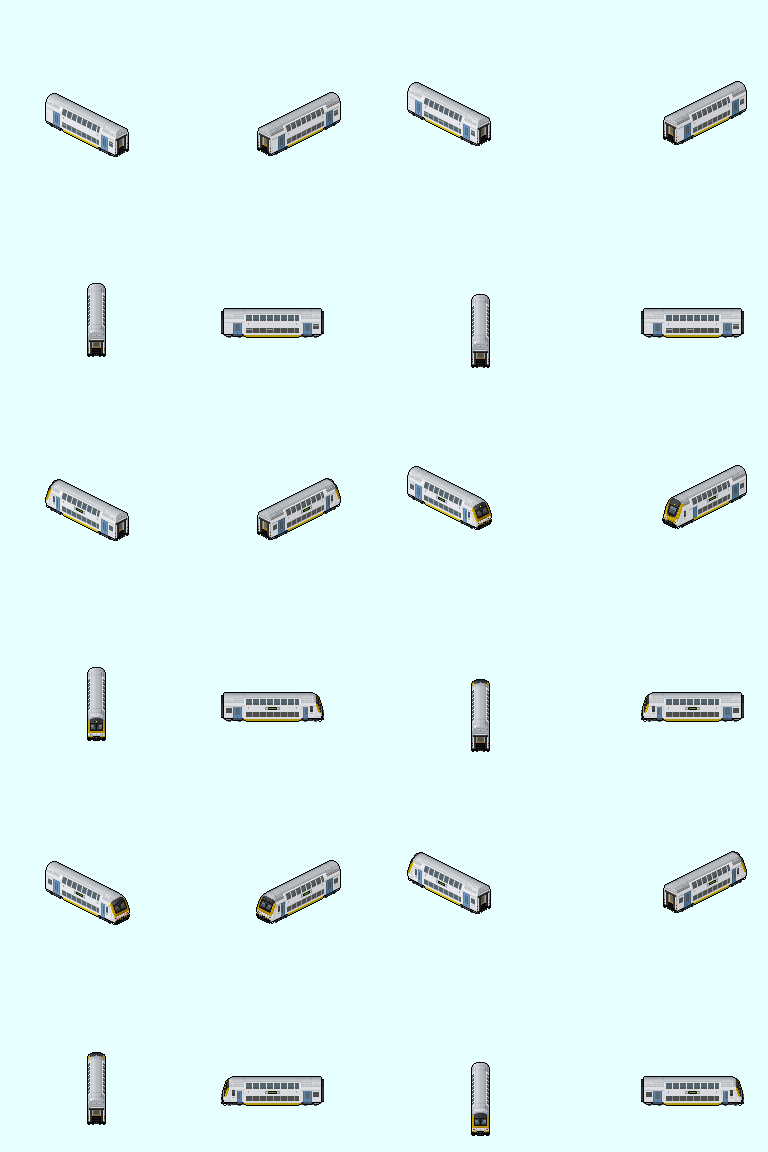
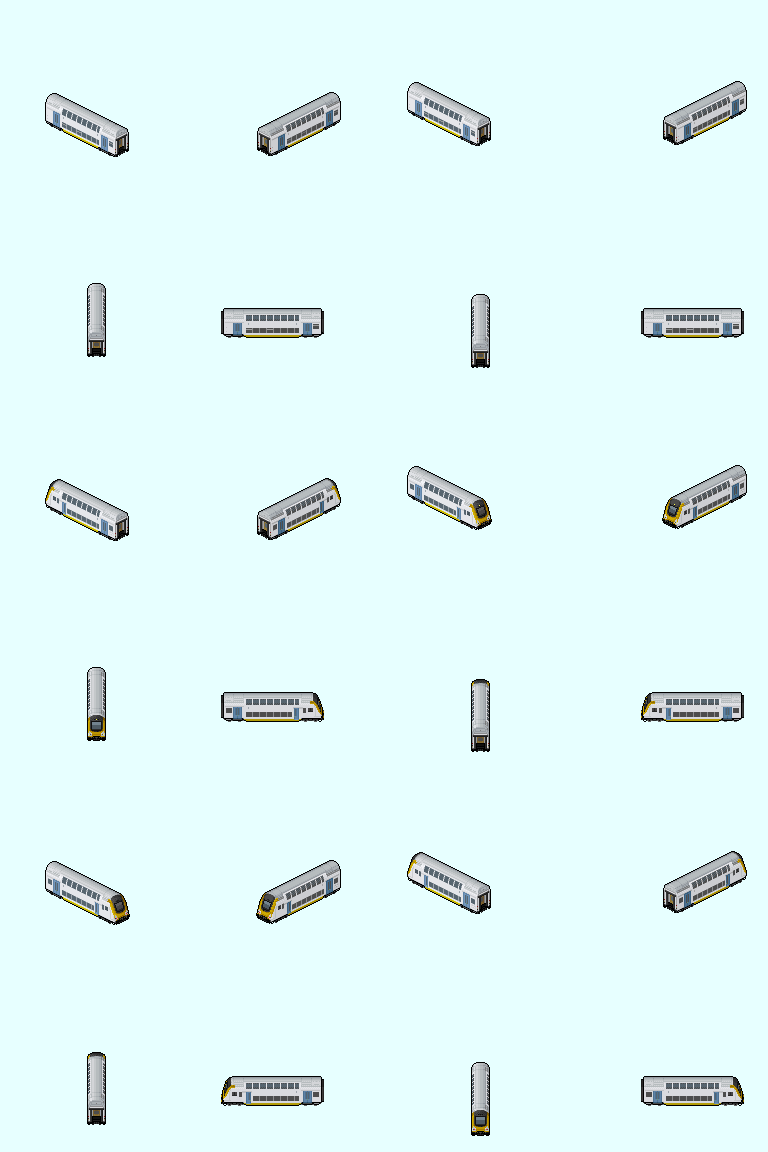
Comparing the layer stacks of the two (768, 1152) images. Changes:
painted on "SNCB_M6.png-Kopie" over [left=45, top=479, right=747, bottom=1132]
